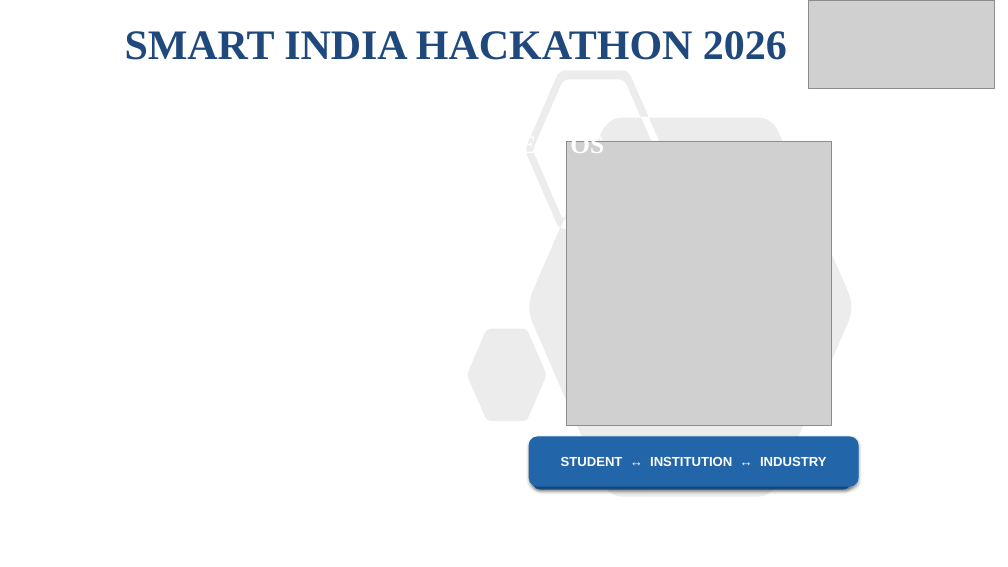
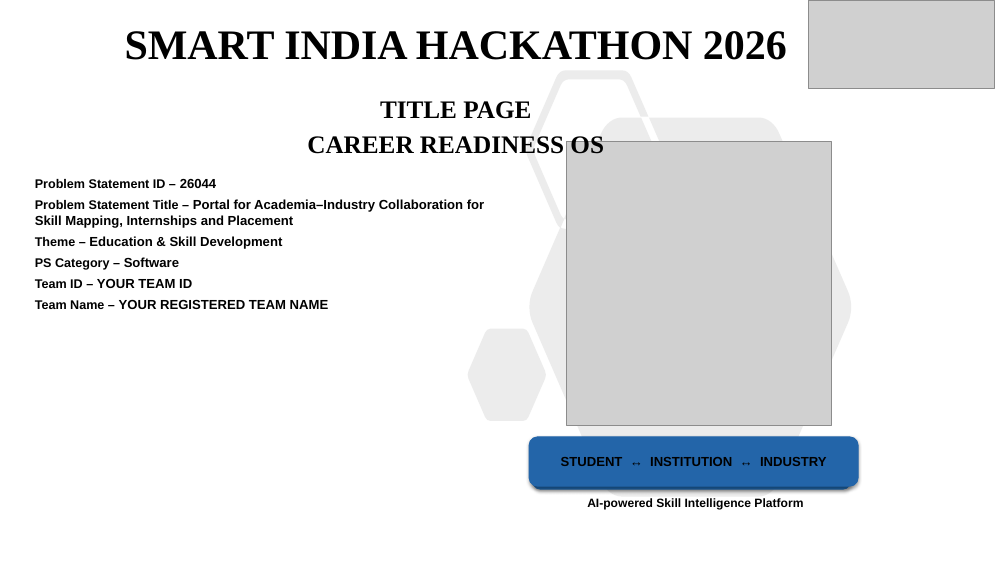
Before and after one commit to satvik0160/Hackathon-Project, a slide deck: slide 1 of SIH_Final_PPT.pptx. Drawn at 1008x567 pixels with LibreOffice and Linux fonts; fonts in the diff are those of the drawing; grey boxes stand for pictures. Boxes give left, top, right and bottom in pixels: in the first picture for what was removed or moved away, otherwise in the second. Text is boxed around its words. In the diff, an @@ line names an element or a change of style, - is before the commit and + after.

Commit message:
style: change all text color to black for full visibility

```diff
--- a/SIH_Final_PPT.pptx
+++ b/SIH_Final_PPT.pptx
@@ title "SMART INDIA HACKATHON 2026" at <box>125,31,787,60</box>: text colour #1F497D to #000000 @@
@@ text added at <box>35,179,484,309</box>, 12.5 pt, text #000000, bold @@
+Problem Statement ID – 26044
+Problem Statement Title – Portal for Academia–Industry Collaboration for Skill Mapping, Internships and Placement
+Theme – Education & Skill Development
+PS Category – Software
+Team ID – YOUR TEAM ID
+Team Name – YOUR REGISTERED TEAM NAME
@@ text colour #FFFFFF to #000000 in 3 elements at <box>307,101,604,154</box>, <box>533,442,851,489</box>, <box>529,437,858,486</box> @@
@@ text added at <box>587,498,803,509</box>, 11.5 pt, text #000000, bold @@
+AI-powered Skill Intelligence Platform
```
Also in this commit, not shown: 5 other slides changed.
